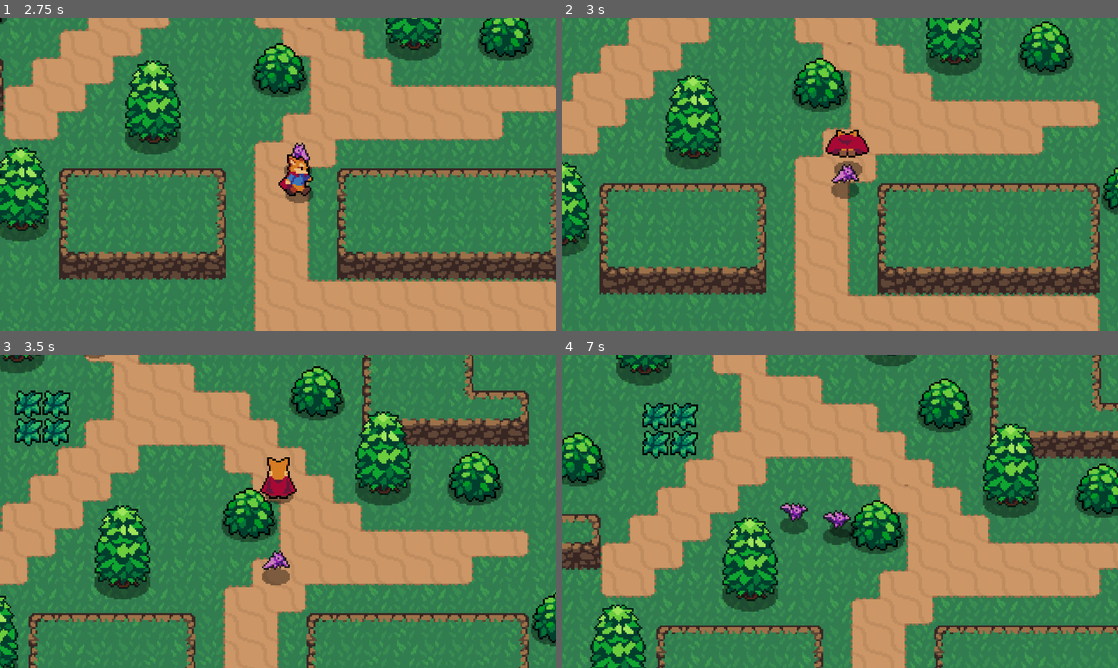
Above: before the commit, frames 1-4 (two rows, left to right).
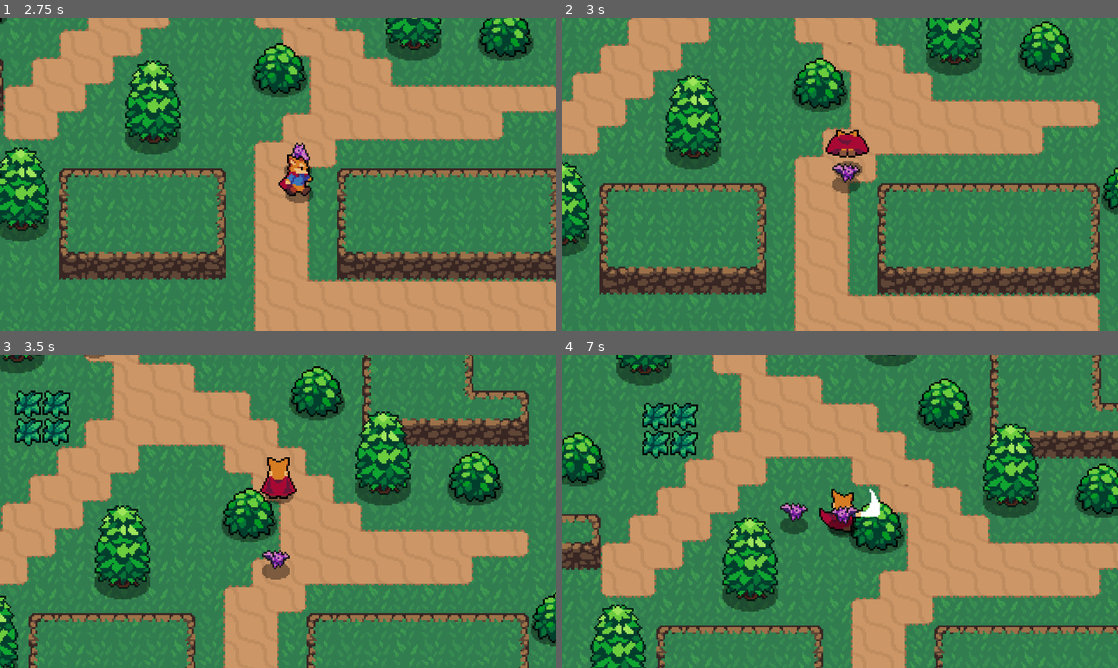
Above: after the commit, the same moments.

Repository: OceanStorms6/Snail-Game
Game: Godot game, scene res://world/world.tscn
The game is run twice, just before and just after one commit, with the same random seed, the same clock (stepped at 60 frames per second) and the same inputs.
Inputs (mouse positions are in pixels of both pictures, inside the frame that each line leads up to):
- Up to frame 1 (2.75 s): move the mouse to (400, 158) at 0.52 s; hold D (right) 0.53-1.28 s; click (400, 158) at 0.6 s; move the mouse to (166, 190) at 1.27 s; hold S (down) 1.28-2.03 s; right-click (166, 190) at 1.35 s; move the mouse to (333, 105) at 2.02 s; hold D (right) from 2.03 s (still down); click (333, 105) at 2.1 s
- Up to frame 2 (3 s): move the mouse to (812, 237) at 2.77 s; release D (right) at 2.78 s; hold W (up) from 2.78 s (still down); right-click (812, 237) at 2.85 s
- Up to frame 3 (3.5 s): keep holding W (up)
- Up to frame 4 (7 s): move the mouse to (1006, 558) at 3.52 s; release W (up) at 3.53 s; hold A (left) 3.53-5.03 s; click (1006, 558) at 3.6 s; move the mouse to (673, 464) at 4.27 s; right-click (673, 464) at 4.35 s; move the mouse to (867, 511) at 5.02 s; hold S (down) 5.03-5.78 s; click (867, 511) at 5.1 s; move the mouse to (756, 433) at 5.77 s; hold D (right) 5.78-6.53 s; right-click (756, 433) at 5.85 s; move the mouse to (962, 495) at 6.52 s; hold W (up) from 6.53 s (still down); click (962, 495) at 6.6 s

Frame 1 is identical in both runs. In frame 2, 0.3% of the frame differs, in the area x 48-54%, y 46-58%; in frame 3, 0.3%; in frame 4, 0.9%, in the area x 46-58%, y 42-61%.

Commit message:
actual start of snail game

Diff:
--- a/game files/entities/enemies/bat.tscn
+++ b/game files/entities/enemies/bat.tscn
@@ -55,7 +55,7 @@
 tracks/3/keys = {
 "times": PackedFloat32Array(0),
 "transitions": PackedFloat32Array(1),
-"update": 1,
+"update": 0,
 "values": [8]
 }
 
@@ -126,7 +126,7 @@
 tracks/3/keys = {
 "times": PackedFloat32Array(0, 0.2),
 "transitions": PackedFloat32Array(1, 1),
-"update": 1,
+"update": 0,
 "values": [0, 8]
 }
 
@@ -177,6 +177,9 @@
 nodes/StateMachine/position = Vector2(0, 140)
 node_connections = [&"output", 0, &"StateMachine"]
 
+[sub_resource type="RectangleShape2D" id="RectangleShape2D_n4v56"]
+size = Vector2(180, 180)
+
 [sub_resource type="CircleShape2D" id="CircleShape2D_tc28o"]
 radius = 4.0
 
@@ -215,9 +218,9 @@
 [node name="vision" type="Area2D" parent="."]
 collision_mask = 2
 
-[node name="CollisionShape2D" type="CollisionPolygon2D" parent="vision"]
+[node name="CollisionShape2D" type="CollisionShape2D" parent="vision"]
 position = Vector2(0, -5)
-polygon = PackedVector2Array(-90, -90, 90, -90, 90, 90, -90, 90, -90, -90, -10, -10, -10, 10, 10, 10, 10, -10, -10, -10)
+shape = SubResource("RectangleShape2D_n4v56")
 
 [node name="RayCast2D" type="RayCast2D" parent="."]
 target_position = Vector2(8, 0)
@@ -232,4 +235,3 @@
 
 [connection signal="body_entered" from="vision" to="." method="PlayerSpotted"]
 [connection signal="body_exited" from="vision" to="." method="PlayerLost"]
-[connection signal="area_entered" from="hitbox" to="." method="OnHit" flags=3]
--- a/game files/entities/player/player.tscn
+++ b/game files/entities/player/player.tscn
@@ -427,68 +427,6 @@
 &"stand_up": SubResource("Animation_qjkh3")
 }
 
-[sub_resource type="Animation" id="Animation_8fjmc"]
-length = 0.001
-tracks/0/type = "value"
-tracks/0/imported = false
-tracks/0/enabled = true
-tracks/0/path = NodePath("Sprite2D:visible")
-tracks/0/interp = 1
-tracks/0/loop_wrap = true
-tracks/0/keys = {
-"times": PackedFloat32Array(0),
-"transitions": PackedFloat32Array(1),
-"update": 1,
-"values": [true]
-}
-tracks/1/type = "value"
-tracks/1/imported = false
-tracks/1/enabled = true
-tracks/1/path = NodePath("Area2D/CollisionShape2D:disabled")
-tracks/1/interp = 1
-tracks/1/loop_wrap = true
-tracks/1/keys = {
-"times": PackedFloat32Array(0),
-"transitions": PackedFloat32Array(1),
-"update": 1,
-"values": [false]
-}
-
-[sub_resource type="Animation" id="Animation_fkugw"]
-resource_name = "blink"
-length = 0.5
-step = 0.1
-tracks/0/type = "value"
-tracks/0/imported = false
-tracks/0/enabled = true
-tracks/0/path = NodePath("Sprite2D:visible")
-tracks/0/interp = 1
-tracks/0/loop_wrap = true
-tracks/0/keys = {
-"times": PackedFloat32Array(0, 0.00226845, 0.1, 0.2, 0.202268, 0.3, 0.4, 0.402268, 0.5),
-"transitions": PackedFloat32Array(1, 1, 1, 1, 1, 1, 1, 1, 1),
-"update": 1,
-"values": [false, false, true, false, false, true, false, false, true]
-}
-tracks/1/type = "value"
-tracks/1/imported = false
-tracks/1/enabled = true
-tracks/1/path = NodePath("Area2D/CollisionShape2D:disabled")
-tracks/1/interp = 1
-tracks/1/loop_wrap = true
-tracks/1/keys = {
-"times": PackedFloat32Array(0, 0.5),
-"transitions": PackedFloat32Array(1, 1),
-"update": 1,
-"values": [true, false]
-}
-
-[sub_resource type="AnimationLibrary" id="AnimationLibrary_qiwj3"]
-_data = {
-&"RESET": SubResource("Animation_8fjmc"),
-&"blink": SubResource("Animation_fkugw")
-}
-
 [sub_resource type="AnimationNodeAnimation" id="AnimationNodeAnimation_8t03j"]
 animation = &"attack_left"
 
@@ -651,11 +589,6 @@
 &"": SubResource("AnimationLibrary_qjkh3")
 }
 
-[node name="blink" type="AnimationPlayer" parent="."]
-libraries = {
-&"": SubResource("AnimationLibrary_qiwj3")
-}
-
 [node name="AnimationTree" type="AnimationTree" parent="."]
 callback_mode_discrete = 1
 tree_root = SubResource("AnimationNodeBlendTree_g1dw6")
@@ -695,5 +628,4 @@
 position = Vector2(-0.5, -2)
 shape = SubResource("RectangleShape2D_26q78")
 
-[connection signal="start_blinking" from="." to="blink" method="play" binds= ["blink"]]
 [connection signal="area_entered" from="Area2D" to="." method="OnHit" flags=3]
Not shown: 1 places in game files/entities/enemies/bat.tscn that only renumber resources
Not shown: 1 places in game files/entities/player/player.tscn that only renumber resources
